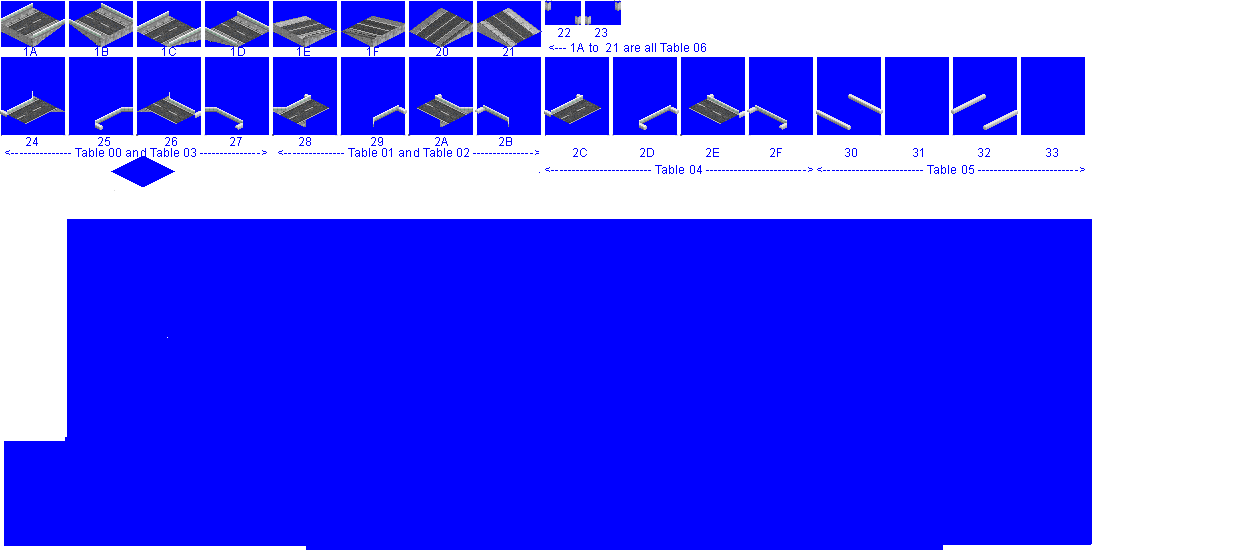
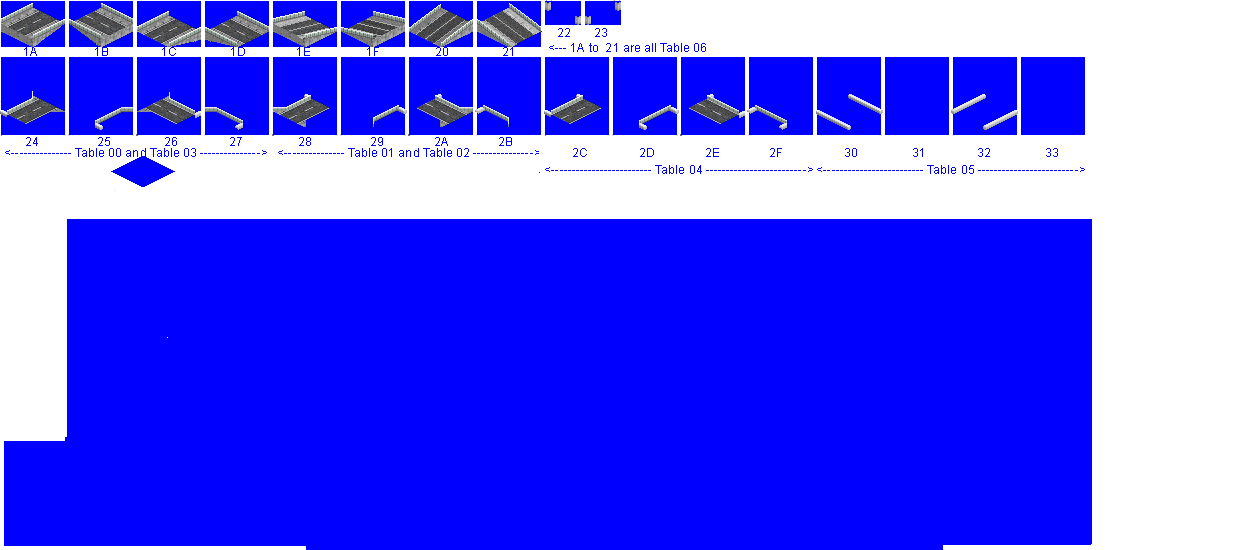
The second (1234, 550) image is a revision of the first. Changes to its layers:
painted on "glander angled" over [0, 3, 786, 124]
